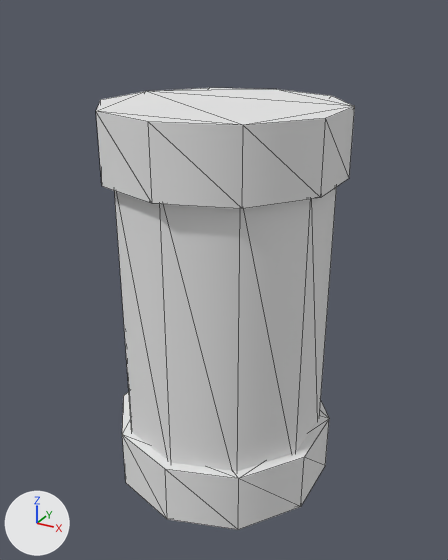
Before and after pictures for a commit that changed the glTF model game/assets/baus_coletaveis/celula_escudo_p_01.glb.
Before and after are seen from a camera (50 mm lens) standing at (0.132, -0.239, 0.222) and looking at (0.001, -0.001, 0.103). Every picture has the same lights, and +X, +Y and +Z are marked at lower left. The first picture is the older version. Mesh edges are drawn as thin lines. Vertices at exactly the same position are counted once.

The first picture shows 'celula_escudo_p_01'.
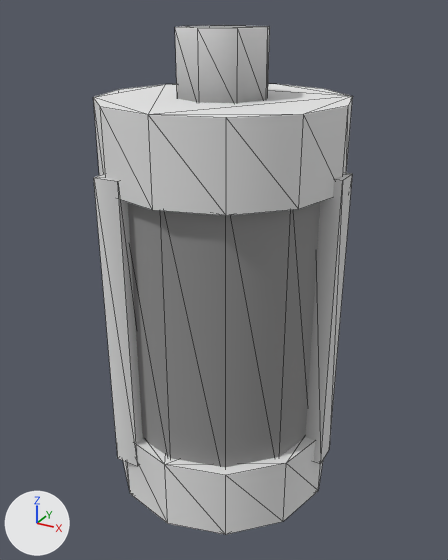
Edits to the scene script, one JSON object a line:
```json
{"op": "add", "block": "mat_m_paleta_ventania", "code": "n2 = _N.new('ShaderNodeMix'); n2.name = 'Mix'"}
{"op": "add", "block": "mat_m_paleta_ventania", "code": "n2.data_type = 'RGBA'"}
{"op": "add", "block": "mat_m_paleta_ventania", "code": "n2.blend_type = 'MULTIPLY'"}
{"op": "add", "block": "mat_m_paleta_ventania", "code": "n2.inputs[0].default_value = 1.0  # 'Factor'"}
{"op": "add", "block": "mat_m_paleta_ventania", "code": "n2.inputs[7].default_value = (0.8, 0.8, 0.8, 1.0)  # 'B', white #e7e7e7"}
{"op": "add", "block": "mat_m_paleta_ventania", "code": "n3 = _N.new('ShaderNodeVertexColor'); n3.name = 'Color Attribute'"}
{"block": "mat_m_paleta_ventania", "where": "n0 = _N.new('ShaderNodeBsdfPrincipled'); n0.name = 'Principled BSDF'"}
{"op": "add", "block": "mat_m_paleta_ventania", "code": "_L.new(n2.outputs[2], n0.inputs[0])  # 'Result' to 'Base Color'"}
{"op": "add", "block": "mat_m_paleta_ventania", "code": "_L.new(n3.outputs[0], n2.inputs[6])  # 'Color' to 'A'"}
{"block": "me_celula_escudo_p_01", "where": "# used by ob_celula_escudo_p_01; location = (0.0, 0.0, 0.0)"}
{"op": "remove", "block": "me_celula_escudo_p_01", "code": "me_celula_escudo_p_01.from_pydata(...)  # 60 vertices, 108 faces; spans x -0.052..0.052, y -0.055..0.055, z 0.0..0.185"}
{"op": "add", "block": "me_celula_escudo_p_01", "code": "me_celula_escudo_p_01.from_pydata(...)  # 152 vertices, 268 faces; spans x -0.055..0.057, y -0.055..0.055, z -0.002..0.215"}
{"block": "me_celula_escudo_p_01", "change": "me_celula_escudo_p_01 part 1: a new loose piece, a 12-sided cylinder along z spanning x -0.055..0.055, y -0.055..0.055, z -0.002..0.032, in mat_m_paleta_ventania"}
{"block": "me_celula_escudo_p_01", "change": "me_celula_escudo_p_01 part 2: a new loose piece, a 12-sided cylinder along z spanning x -0.055..0.055, y -0.055..0.055, z 0.153..0.188, in mat_m_paleta_ventania"}
{"block": "me_celula_escudo_p_01", "change": "me_celula_escudo_p_01 part 3: a new loose piece, an 8-sided cylinder along z spanning x -0.02..0.02, y -0.02..0.02, z 0.185..0.215, in mat_m_paleta_ventania"}
{"block": "me_celula_escudo_p_01", "change": "me_celula_escudo_p_01 part 4: a new loose piece, a box spanning x 0.045..0.057, y -0.006..0.006, z 0.02..0.16, in mat_m_paleta_ventania"}
{"block": "me_celula_escudo_p_01", "change": "me_celula_escudo_p_01 part 5: a new loose piece, a box spanning x -0.032..-0.019, y -0.05..-0.038, z 0.02..0.16, in mat_m_paleta_ventania"}
{"block": "me_celula_escudo_p_01", "change": "me_celula_escudo_p_01 part 6"}
{"block": "me_celula_escudo_p_01", "change": "56 vertices are removed from x -0.052..0.052, y -0.055..0.055, z 0.0..0.185"}
{"block": "me_celula_escudo_p_01", "change": "108 faces are deleted"}
{"block": "me_celula_escudo_p_01", "change": "10 vertices are added at x -0.05..0.05, y -0.043..0.043, z 0.02"}
{"block": "me_celula_escudo_p_01", "change": "10 new vertices lie (0.0, 0.0, 0.14) away from vertices in x -0.05..0.05, y -0.043..0.043, z 0.02"}
{"block": "me_celula_escudo_p_01", "change": "44 new faces join them"}
{"block": "me_celula_escudo_p_01", "change": "other edits to the shape of me_celula_escudo_p_01 do not show in these pictures"}
```

Changed parts and their boxes (x1, y1, x2, y2) in the pictures (448 x 560 px):
```json
{"object": "celula_escudo_p_01", "change": "recoloured, reshaped", "before": [96, 88, 355, 530], "after": [93, 26, 353, 534], "on screen": "15% taller"}
{"part": 1, "of": "me_celula_escudo_p_01", "change": "added", "after": [123, 437, 323, 534]}
{"part": 2, "of": "me_celula_escudo_p_01", "change": "added", "after": [93, 84, 353, 216]}
{"part": 3, "of": "me_celula_escudo_p_01", "change": "added", "after": [175, 26, 270, 103]}
{"part": 4, "of": "me_celula_escudo_p_01", "change": "added", "after": [305, 173, 352, 464]}
{"part": 5, "of": "me_celula_escudo_p_01", "change": "added", "after": [94, 174, 143, 466]}
{"part": 6, "of": "me_celula_escudo_p_01", "change": "built on", "before": [96, 88, 355, 530], "after": [128, 202, 321, 467]}
```
